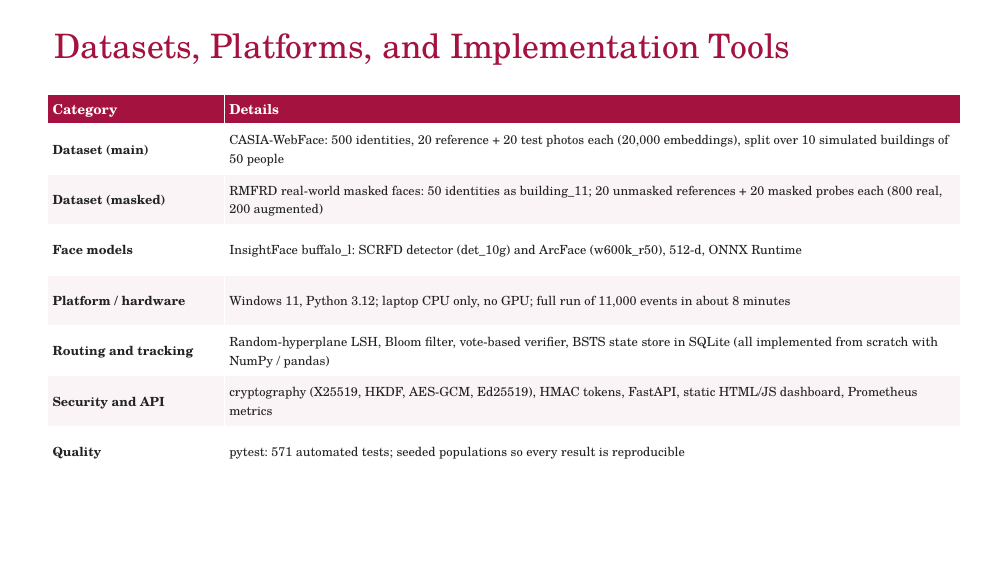
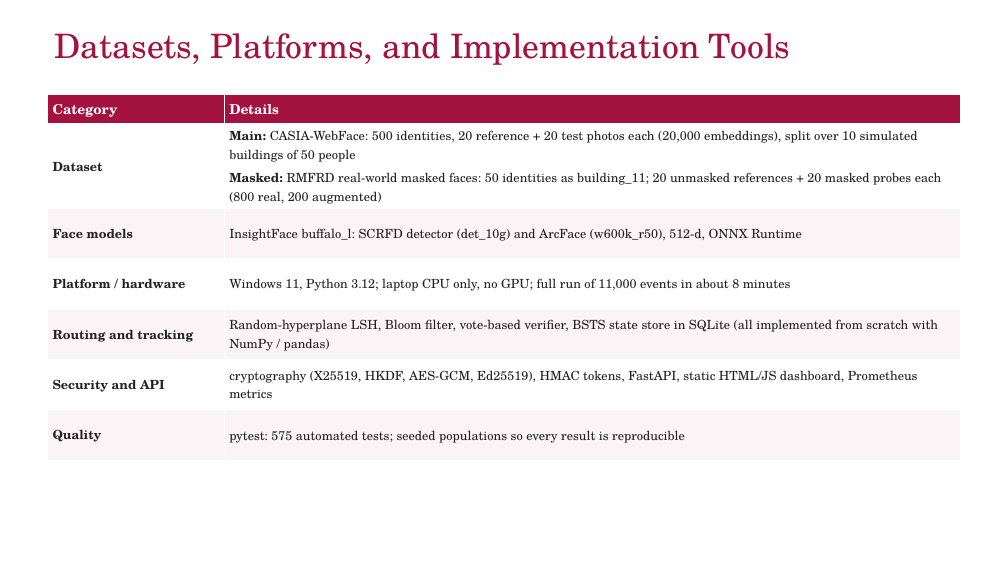
Before and after one commit to yadhu-vipin/Occupant_Tracking_v2, a slide deck: slide 8 of final_review/S7_Final_Review_Group_C3.pptx. Drawn at 1008x567 pixels with LibreOffice and Linux fonts; fonts in the diff are those of the drawing; background and template pictures are left out. Boxes give left, top, right and bottom in pixels: in the first picture for what was removed or moved away, otherwise in the second. Text is boxed around its words. In the diff, an @@ line names an element or a change of style, - is before the commit and + after.

```diff
--- a/final_review/S7_Final_Review_Group_C3.pptx
+++ b/final_review/S7_Final_Review_Group_C3.pptx
@@ table at [47,95,960,451] @@
-row 2: Dataset (main) | CASIA-WebFace: 500 identities, 20 reference + 20 test photos each (20,000 embeddings), split over 10 simulated buildings of 50 people
-row 3: Dataset (masked) | RMFRD real-world masked faces: 50 identities as building_11; 20 unmasked references + 20 masked probes each (800 real, 200 augmented)
+row 2: Dataset | Main: CASIA-WebFace: 500 identities, 20 reference + 20 test photos each (20,000 embeddings), split over 10 simulated buildings of 50 people / Masked: RMFRD real-world masked faces: 50 identities as building_11; 20 unmasked references + 20 masked probes each (800 real, 200 augmented)
-row 7, column 2: pytest: 571 automated tests; seeded populations so every result is reproducible
+row 7, column 2: pytest: 575 automated tests; seeded populations so every result is reproducible
```
Also in this commit, not shown: 7 other slides changed, 1 slide added, 7 other files.
